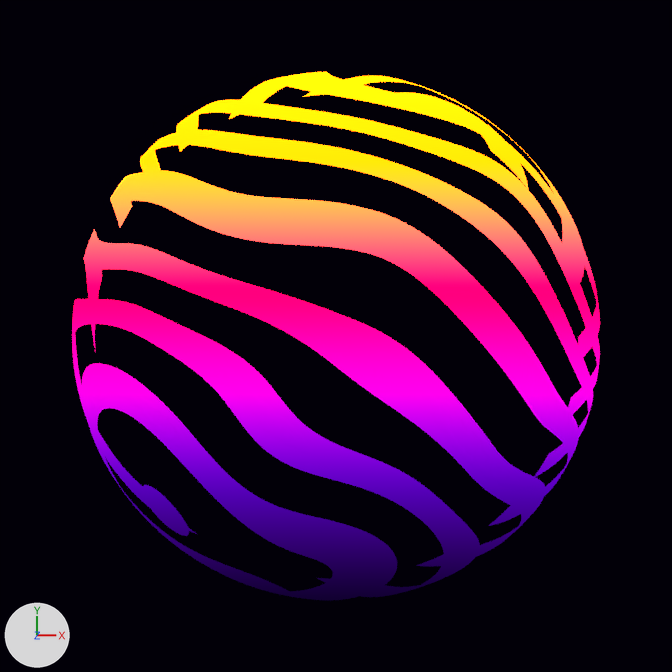
The Blender file proj/logo_minim.blend as it was, and as the next commit left it.
Both versions are drawn from the file's camera 'Camera'. Every picture has the same lights, and +X, +Y and +Z are marked at lower left.

In view in the first picture: 'BG', 'Sphere'.
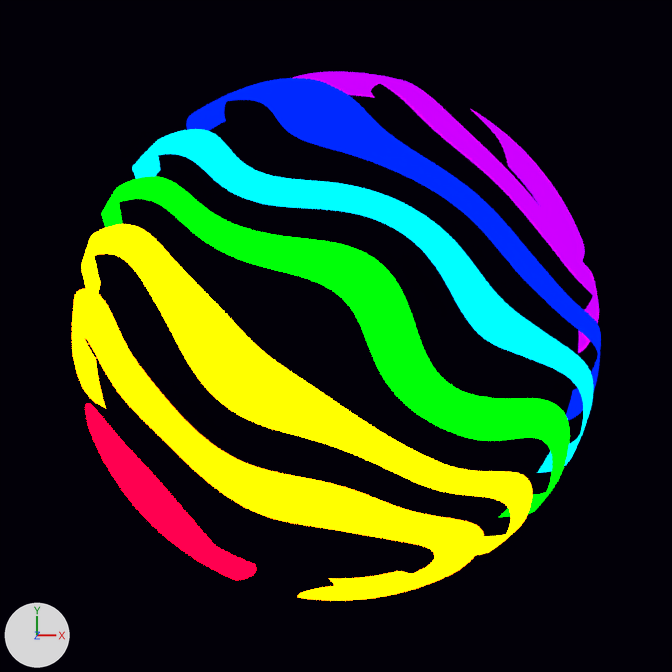
ob_empty is not drawn itself; it is the parent of ob_sphere.

Scene script edits in JSON lines:
```json
{"block": "mat_sphere", "change": "nodes: BsdfTransparent, Emission, Mapping, Math, Mix x3, MixShader x2, OutputMaterial, SeparateXYZ x2, TexCoord x3, TexNoise, TexWave, ValToRGB x5, Value x2"}
{"block": "mat_sphere", "change": "colours: white #ffffff, black #000000, purple #7800ff, pink #ff0048, orange #ff6e01"}
{"block": "mat_sphere", "change": "nodes: BsdfTransparent, CombineXYZ, Emission x2, HueSaturation, Invert, MapRange, Mapping x3, Math x7, Mix x4, MixShader x4, OutputMaterial, SeparateXYZ x3, TexCoord x3, TexNoise x2, TexWave, ValToRGB x8, Value x4"}
{"block": "mat_sphere", "change": "colours: white #ffffff, black #000000, purple #7800ff, pink #ff0048, orange #ff6e01, purple #ad00ff, blue #0020ff, cyan #00d5ff"}
{"op": "add", "block": "ob_empty", "code": "ob_empty.parent = ob_empty_001"}
{"op": "add", "block": "ob_empty_001", "code": ["ob_empty_001 = bpy.data.objects.new('Empty.001', None)", "ob_empty_001.location = (0.0, 0.0, 0.0)", "ob_empty_001.rotation_euler = (0.0955, -0.217, -0.028)  # degrees (5.5, -12, -1.6)"]}
```

Changed parts and their boxes (x1, y1, x2, y2) in the pictures (672 x 672 px):
```json
{"object": "Sphere", "change": "surface changed, moved", "before": [72, 71, 600, 601], "after": [72, 72, 601, 601]}
```
